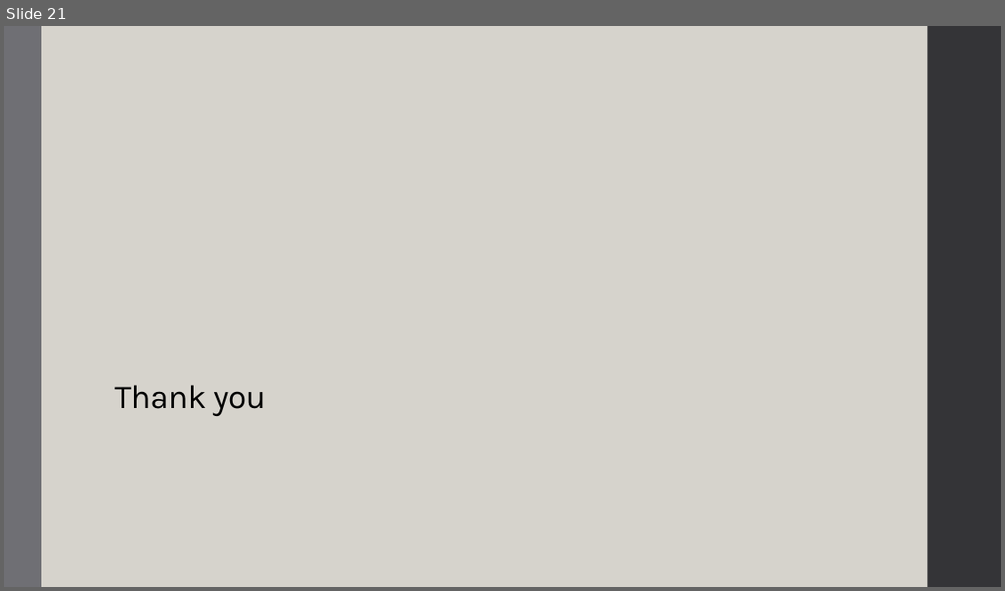
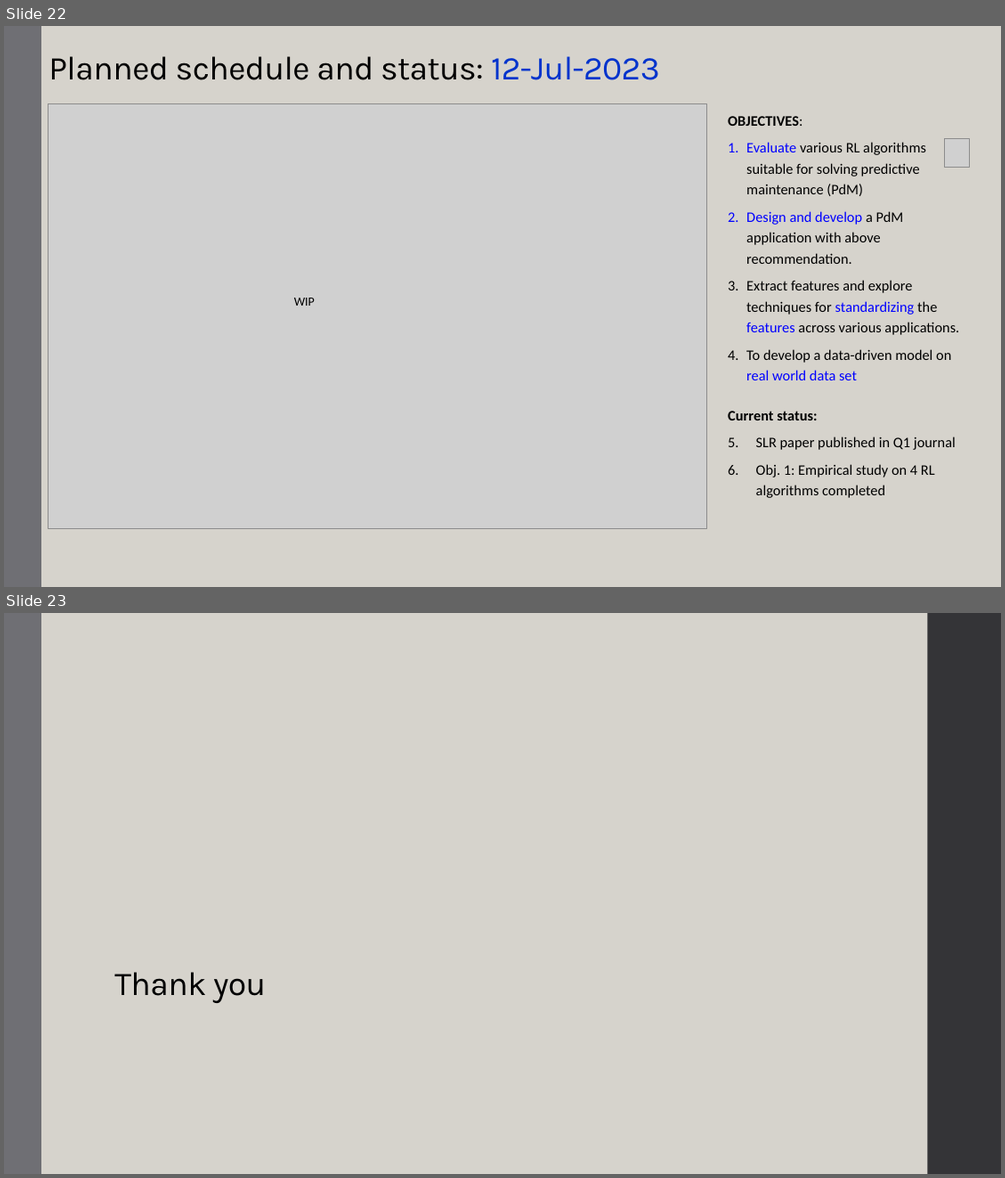
Before and after one commit to Rajesh-Siraskar/Empirical_Study_REINFORCE, a slide deck: presentation/Presentation_Empirical_Study_V.3.1_12-Jul-2023.pptx. Shown one above the other, each under a label of ours: slide 21 before the commit, slides 22 and 23 after it. The pictures are 1005x591 and 1005x1178 pixels, drawn with LibreOffice and Linux fonts; fonts in the diff are those of the drawing; grey boxes stand for pictures. Boxes give left, top, right and bottom in pixels: in the first picture for what was removed or moved away, otherwise in the second. Text is boxed around its words. In the diff, an @@ line names an element or a change of style, - is before the commit and + after.

Commit message:
Presentation updated with schedule and objecties

```diff
--- a/presentation/Presentation_Empirical_Study_V.3.1_12-Jul-2023.pptx
+++ b/presentation/Presentation_Empirical_Study_V.3.1_12-Jul-2023.pptx
@@ slide 22 added at [4, 26, 1001, 587], background #D6D3CC; not listed: 1 template element that a slide beside it also shows @@
@@ rectangle added at [4, 26, 1001, 587], fill #D6D3CC @@
@@ rectangle added at [4, 26, 41, 587], fill #6F6F74 @@
@@ title added at [48, 56, 660, 80], 32 pt, text #000000 @@
+Planned schedule and status: 12-Jul-2023
@@ picture added at [48, 104, 708, 529] @@
@@ text added at [728, 116, 959, 498], 14 pt, text #000000 @@
+OBJECTIVES:
+1. Evaluate various RL algorithms suitable for solving predictive maintenance (PdM)
+2. Design and develop a PdM application with above recommendation.
+3. Extract features and explore techniques for standardizing the features across various applications.
+4. To develop a data-driven model on real world data set
+Current status:
+1. SLR paper published in Q1 journal
+2. Obj. 1: Empirical study on 4 RL algorithms completed
@@ picture added at [945, 139, 970, 168] @@
@@ text added at [294, 297, 315, 305], 12 pt, text #000000 @@
+WIP
@@ what was slide 21 is now slide 23 @@
```
Also in this commit, not shown: 1 slide changed, 1 other slide added, 5 other files.
